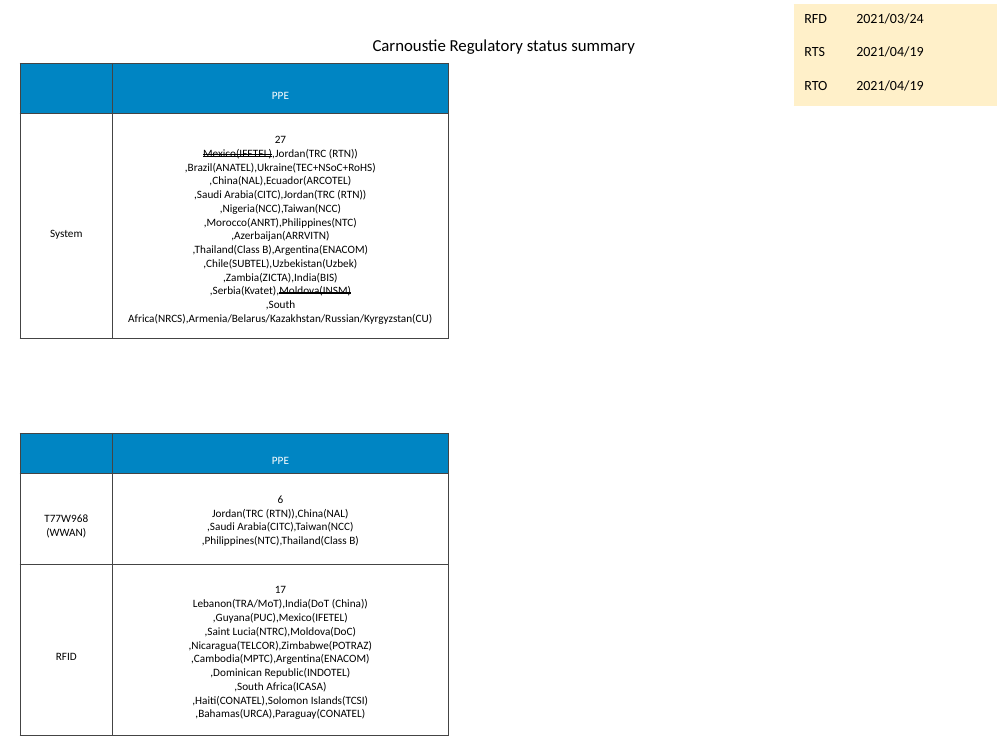
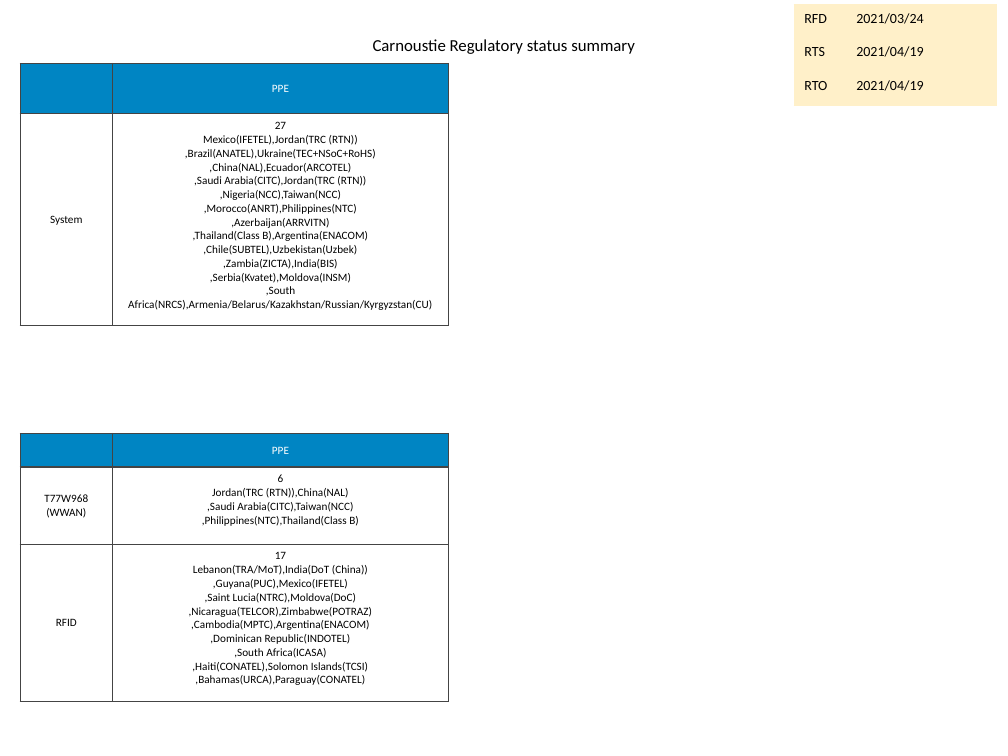
Before and after one commit to a22057916w/python_advance, a slide deck: slide 1 of pptx/result/report.pptx. Drawn at 1008x756 pixels with LibreOffice and Linux fonts; fonts in the diff are those of the drawing. Boxes give left, top, right and bottom in pixels: in the first picture for what was removed or moved away, otherwise in the second. Text is boxed around its words. In the diff, an @@ line names an element or a change of style, - is before the commit and + after.

```diff
--- a/pptx/result/report.pptx
+++ b/pptx/result/report.pptx
@@ table at (x1=20, y1=64, x2=449, y2=314) @@
-row 2, column 2: 27 / Mexico(IFETEL),Jordan(TRC (RTN)) / ,Brazil(ANATEL),Ukraine(TEC+NSoC+RoHS) / ,China(NAL),Ecuador(ARCOTEL) / ,Saudi Arabia(CITC),Jordan(TRC (RTN)) / ,Nigeria(NCC),Taiwan(NCC) / ,Morocco(ANRT),Philippines(NTC) / ,Azerbaijan(ARRVITN) / ,Thailand(Class B),Argentina(ENACOM) / ,Chile(SUBTEL),Uzbekistan(Uzbek) / ,Zambia(ZICTA),India(BIS) / ,Serbia(Kvatet),Moldova(INSM) / ,South Africa(NRCS),Armenia/Belarus/Kazakhstan/Russian/Kyrgyzstan(CU)
+row 2, column 2: 27 / Mexico(IFETEL),Jordan(TRC (RTN)) ,Brazil(ANATEL),Ukraine(TEC+NSoC+RoHS) ,China(NAL),Ecuador(ARCOTEL) ,Saudi Arabia(CITC),Jordan(TRC (RTN)) ,Nigeria(NCC),Taiwan(NCC) ,Morocco(ANRT),Philippines(NTC) ,Azerbaijan(ARRVITN) ,Thailand(Class B),Argentina(ENACOM) ,Chile(SUBTEL),Uzbekistan(Uzbek) ,Zambia(ZICTA),India(BIS) ,Serbia(Kvatet),Moldova(INSM) ,South Africa(NRCS),Armenia/Belarus/Kazakhstan/Russian/Kyrgyzstan(CU)
@@ table at (x1=20, y1=433, x2=449, y2=689) @@
-row 2, column 2: 6 / Jordan(TRC (RTN)),China(NAL) / ,Saudi Arabia(CITC),Taiwan(NCC) / ,Philippines(NTC),Thailand(Class B)
+row 2, column 2: 6 / Jordan(TRC (RTN)),China(NAL) ,Saudi Arabia(CITC),Taiwan(NCC) ,Philippines(NTC),Thailand(Class B)
-row 3, column 2: 17 / Lebanon(TRA/MoT),India(DoT (China)) / ,Guyana(PUC),Mexico(IFETEL) / ,Saint Lucia(NTRC),Moldova(DoC) / ,Nicaragua(TELCOR),Zimbabwe(POTRAZ) / ,Cambodia(MPTC),Argentina(ENACOM) / ,Dominican Republic(INDOTEL) / ,South Africa(ICASA) / ,Haiti(CONATEL),Solomon Islands(TCSI) / ,Bahamas(URCA),Paraguay(CONATEL)
+row 3, column 2: 17 / Lebanon(TRA/MoT),India(DoT (China)) ,Guyana(PUC),Mexico(IFETEL) ,Saint Lucia(NTRC),Moldova(DoC) ,Nicaragua(TELCOR),Zimbabwe(POTRAZ) ,Cambodia(MPTC),Argentina(ENACOM) ,Dominican Republic(INDOTEL) ,South Africa(ICASA) ,Haiti(CONATEL),Solomon Islands(TCSI) ,Bahamas(URCA),Paraguay(CONATEL)
```
Also in this commit, not shown: 3 other files.
